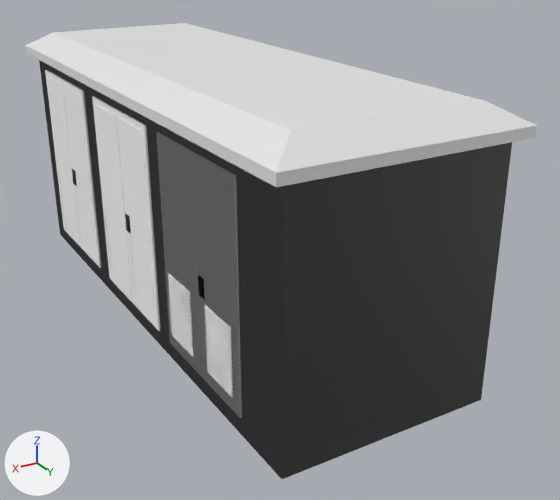
Two versions of the Blender file Detsa/Büyük Trafo.blend, one commit apart.
Both versions are drawn from a 50 mm camera at (2.74, 10.99, 4.39) aimed at (-1.56, 3.81, 0.8). The axes (+X, +Y, +Z) are drawn at lower left. The lights are the same throughout.

Script lines for the objects in view, before the commit:
```python
me_cube_007 = bpy.data.meshes.new('Cube.007')
me_cube_007.from_pydata(...)  # 2830 vertices, 2416 faces; spans x -98.7..3.6, y -62.1..72.0, z -9.4..20.2
# faces by material slot: [764, 22, 1558, 30, 42]
me_cube_007.materials.append(mat_çatı)  # white #e7e7e7
me_cube_007.materials.append(mat_duvar)  # grey #858585
me_cube_007.materials.append(mat_kapı)  # white #ffffff
me_cube_007.materials.append(mat_gölge)  # black #2a2a2a
me_cube_007.materials.append(mat_kapı_kolu)  # black #000000
ob_cube_003 = bpy.data.objects.new('Cube.003', me_cube_007)
ob_cube_003.location = (0.04, 2.98, 0.94)
ob_cube_003.scale = (0.025, 0.05, 0.1)
```
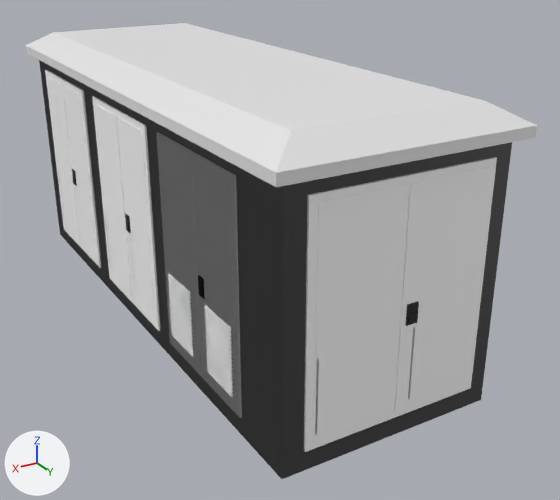
Commit message: Trafo kapı

The change, as a list of edits to the scene's bpy script:
```text
Change me_cube_007:
    used by ob_cube_003; location = (0.04, 2.98, 0.94); scale = (0.025, 0.05, 0.1)
    remove me_cube_007.from_pydata(...)  # 2830 vertices, 2416 faces; spans x -98.7..3.6, y -62.1..72.0, z -9.4..20.2
    add me_cube_007.from_pydata(...)  # 3314 vertices, 2832 faces; spans x -98.7..3.6, y -62.1..72.0, z -9.4..20.2
    me_cube_007 part 1: the loose piece of 468 vertices spanning x -6.7..-0.5, y -13.9..17.7, z -7.4..15.6 is copied, and the copy is multiplied about its middle by the matrix ((0.0, -2.399, 0.0), (0.5, 0.0, 0.0), (0.0, 0.0, 1.0)), then moved by (-44.6, 66.5, 0.1); it spans x -86.0..-10.2, y 66.8..69.9, z -7.3..15.7
    me_cube_007 part 2: a new loose piece of 16 vertices spanning x -55.4..-50.6, y 69.2..70.3, z 2.1..4.1, in mat_kapı_kolu (black #000000)
```

Location of each change, [x1, y1, x2, y2] in pixels of the pictures (560 x 500 px):
part 1 of me_cube_007, added: after [304, 157, 497, 452]
part 2 of me_cube_007, added: after [406, 301, 419, 326]
